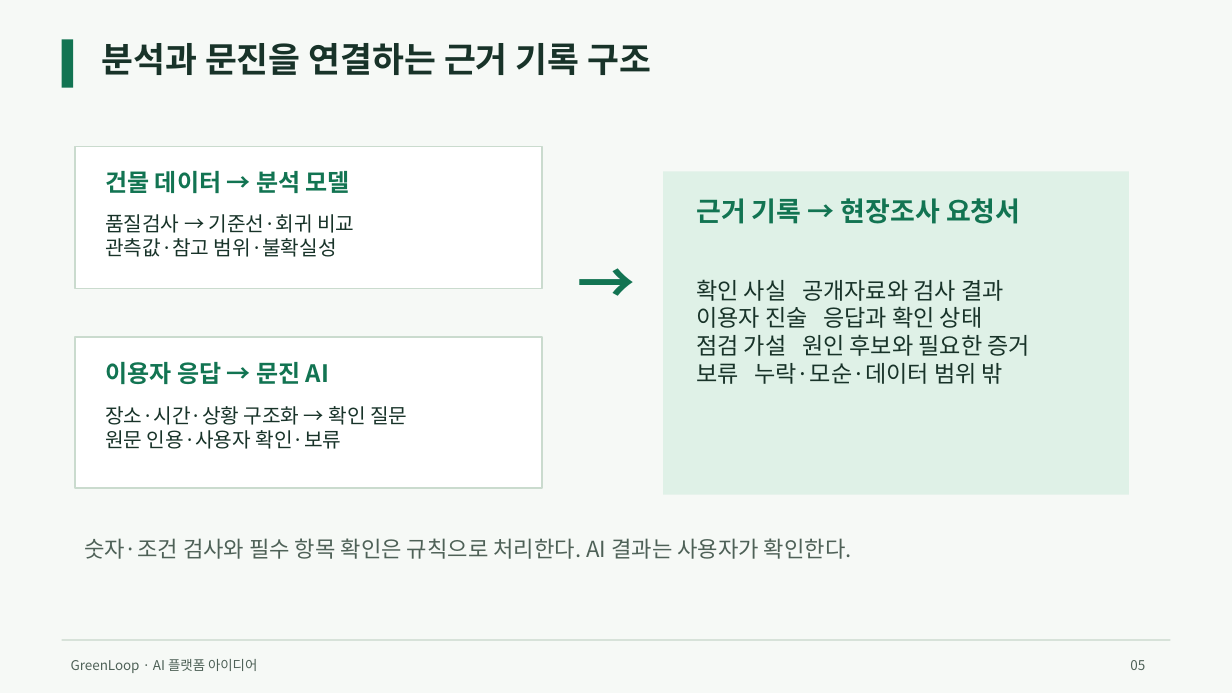
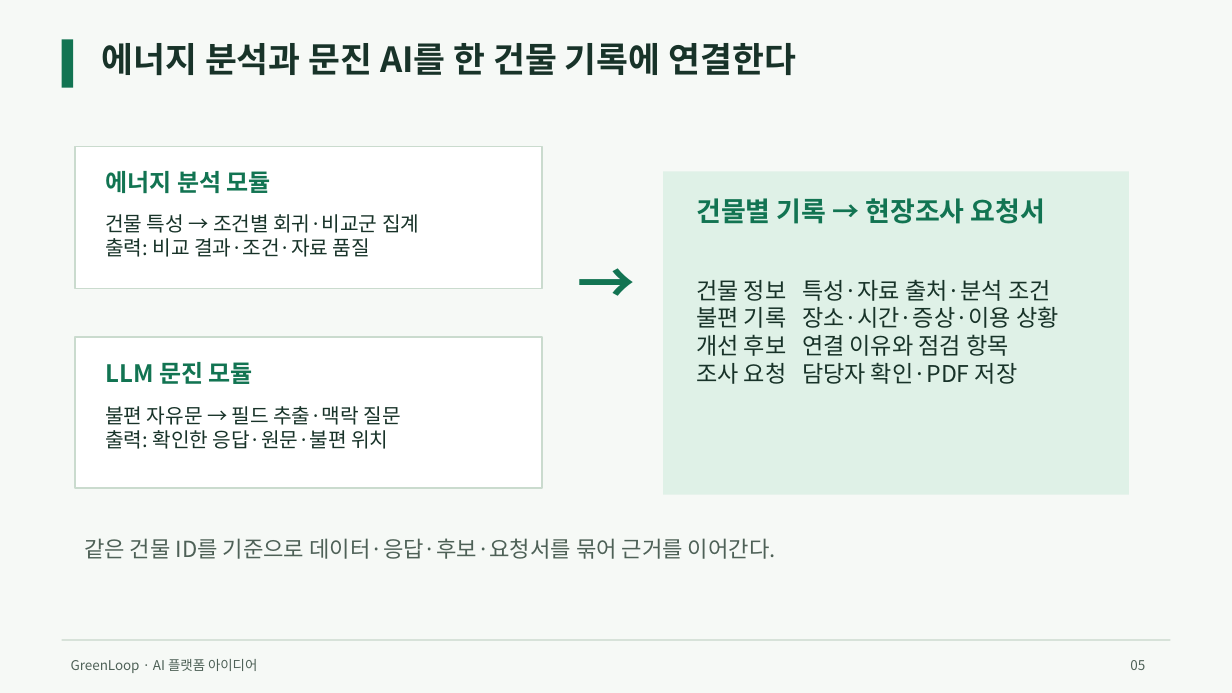
Before and after one commit to jeongiryang/green-remodeling-ai-2026, a slide deck: slide 5 of deliverables/final/GreenLoop_아이디어제안서.pptx. Drawn at 1232x693 pixels with LibreOffice and Linux fonts; fonts in the diff are those of the drawing. Boxes give left, top, right and bottom in pixels: in the first picture for what was removed or moved away, otherwise in the second. Text is boxed around its words. In the diff, an @@ line names an element or a change of style, - is before the commit and + after.

```diff
--- a/deliverables/final/GreenLoop_아이디어제안서.pptx
+++ b/deliverables/final/GreenLoop_아이디어제안서.pptx
@@ text at (101,43,796,75): text changed @@
-분석과 문진을 연결하는 근거 기록 구조
+에너지 분석과 문진 AI를 한 건물 기록에 연결한다
@@ text at (105,171,271,194): text changed @@
-건물 데이터 → 분석 모델
+에너지 분석 모듈
@@ text at (696,198,1045,224): text changed @@
-근거 기록 → 현장조사 요청서
+건물별 기록 → 현장조사 요청서
@@ text at (105,214,419,257): text changed @@
-품질검사 → 기준선·회귀 비교
-관측값·참고 범위·불확실성
+건물 특성 → 조건별 회귀·비교군 집계
+출력: 비교 결과·조건·자료 품질
@@ text at (696,279,1059,384): text changed @@
-확인 사실 공개자료와 검사 결과
-이용자 진술 응답과 확인 상태
-점검 가설 원인 후보와 필요한 증거
-보류 누락·모순·데이터 범위 밖
+건물 정보 특성·자료 출처·분석 조건
+불편 기록 장소·시간·증상·이용 상황
+개선 후보 연결 이유와 점검 항목
+조사 요청 담당자 확인·PDF 저장
@@ text at (105,362,253,384): text changed @@
-이용자 응답 → 문진 AI
+LLM 문진 모듈
@@ text at (105,406,400,449): text changed @@
-장소·시간·상황 구조화 → 확인 질문
-원문 인용·사용자 확인·보류
+불편 자유문 → 필드 추출·맥락 질문
+출력: 확인한 응답·원문·불편 위치
@@ text at (84,538,776,559): text changed @@
-숫자·조건 검사와 필수 항목 확인은 규칙으로 처리한다. AI 결과는 사용자가 확인한다.
+같은 건물 ID를 기준으로 데이터·응답·후보·요청서를 묶어 근거를 이어간다.
```
Also in this commit, not shown: 10 other slides changed, 1 slide added, 1 slide removed, 17 other files.
